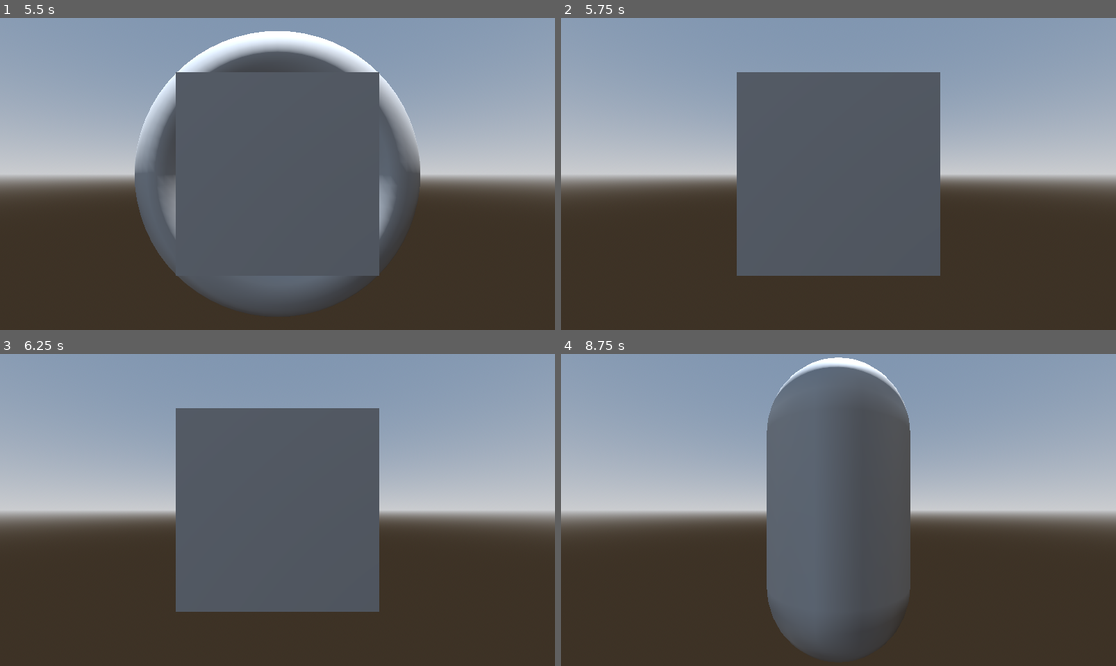
Above: before the commit, frames 1-4 (two rows, left to right).
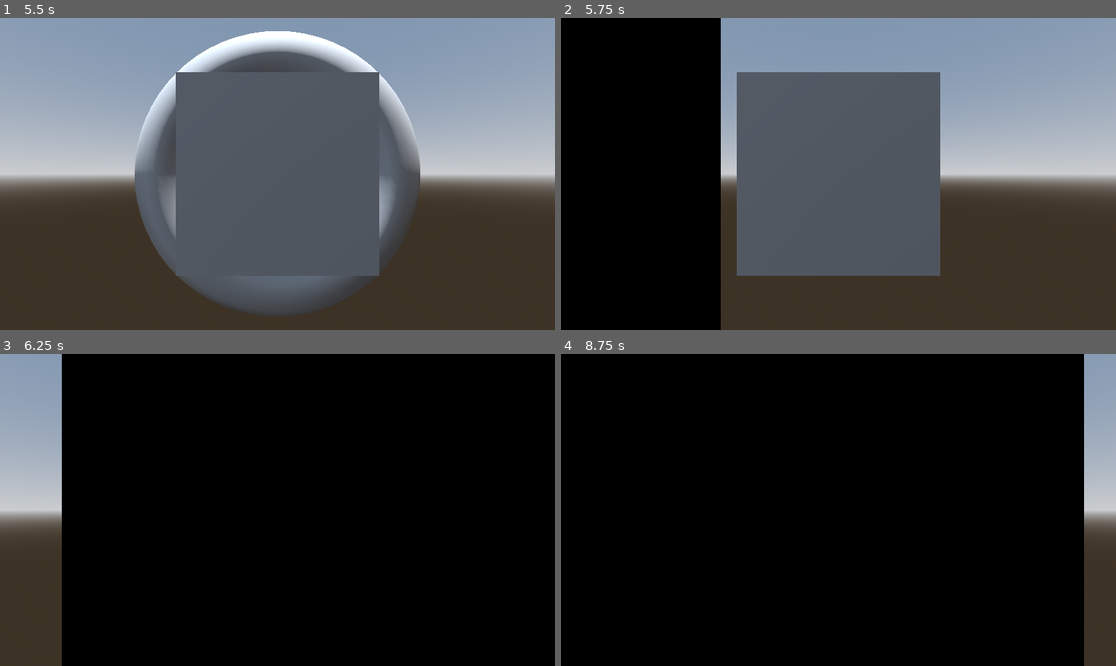
Above: after the commit, the same moments.

Repository: TheBossOfGaming/Scene-Manager
Game: Godot game, scene res://Scenes/splash_screens.tscn
Two runs of this game, one before a commit and one after it. Both use one fixed random seed, a clock stepped at 60 frames per second and the inputs below.
Inputs:
- Up to frame 1 (5.5 s): tap Enter at 0.5, 3.5, 5 s; tap Space at 2.75, 4.25 s
- Up to frame 2 (5.75 s): no input
- Up to frame 3 (6.25 s): no input
- Up to frame 4 (8.75 s): no input

Frame 1 is identical in both runs. In frame 2, 29% of the frame differs, in the area x 0-29%, y 0-100%; in frame 3, 89%; in frame 4, 94%, in the area x 0-95%, y 0-100%.

Commit message:
Stream #4 BEFORE I BREAK ANYTHING
A save of everything working as intended and no errors. Afterwords... different story. USE THIS TO RESTORE TO A WORKABLE STATE!!!

Diff:
--- a/Scenes/Transitions/LoadingScreen.tscn
+++ b/Scenes/Transitions/LoadingScreen.tscn
@@ -115,7 +115,7 @@
 }
 
 [sub_resource type="Animation" id="Animation_g460i"]
-resource_name = "swipe_to_left"
+resource_name = "swipe_to_right"
 length = 0.6
 tracks/0/type = "value"
 tracks/0/imported = false
@@ -157,7 +157,7 @@
 }
 
 [sub_resource type="Animation" id="Animation_vy5ga"]
-resource_name = "swipe_from_left"
+resource_name = "swipe_from_right"
 length = 0.6
 tracks/0/type = "value"
 tracks/0/imported = false
@@ -203,8 +203,8 @@
 &"RESET": SubResource("Animation_f51h4"),
 &"fade_from_black": SubResource("Animation_s1n8j"),
 &"fade_to_black": SubResource("Animation_63eoh"),
-&"swipe_from_left": SubResource("Animation_vy5ga"),
-&"swipe_to_left": SubResource("Animation_g460i")
+&"swipe_from_right": SubResource("Animation_vy5ga"),
+&"swipe_to_right": SubResource("Animation_g460i")
 }
 
 [node name="LoadingScreen" type="Control"]
@@ -227,8 +227,7 @@
 grow_vertical = 2
 theme_override_styles/panel = SubResource("StyleBoxFlat_peav0")
 
-[node name="AnimationPlayer" type="AnimationPlayer" parent="Panel"]
-root_node = NodePath("../..")
+[node name="AnimationPlayer" type="AnimationPlayer" parent="."]
 libraries = {
 &"": SubResource("AnimationLibrary_shlas")
 }
--- a/Scenes/game_play.tscn
+++ b/Scenes/game_play.tscn
@@ -8,9 +8,11 @@
 
 [node name="HUD" type="Control" parent="."]
 layout_mode = 3
-anchors_preset = 0
-offset_right = 40.0
-offset_bottom = 40.0
+anchors_preset = 15
+anchor_right = 1.0
+anchor_bottom = 1.0
+grow_horizontal = 2
+grow_vertical = 2
 
 [node name="AreasLoaded" type="Node3D" parent="."]
 
--- /dev/null
+++ b/Scenes/starting_node_2.gd
@@ -0,0 +1,7 @@
+extends Node3D
+
+# Called when the node enters the scene tree for the first time.
+func _ready() -> void:
+	await get_tree().create_timer(2.0).timeout # Pauses for 2 seconds
+	print("Going to back to past scene")
+	SceneManager.LoadPastScene(self, SceneManager.Actions.HIDE, SceneManager.TransitionsTypes.SWIPETOLEFT)
--- a/Scenes/starting_node_2.tscn
+++ b/Scenes/starting_node_2.tscn
@@ -1,4 +1,6 @@
-[gd_scene load_steps=5 format=3 uid="uid://d006fyn1k4wjk"]
+[gd_scene load_steps=6 format=3 uid="uid://d006fyn1k4wjk"]
+
+[ext_resource type="Script" uid="uid://cwb33aem2hpiy" path="res://Scenes/starting_node_2.gd" id="1_fvy68"]
 
 [sub_resource type="ProceduralSkyMaterial" id="ProceduralSkyMaterial_0nhxi"]
 sky_horizon_color = Color(0.662243, 0.671743, 0.686743, 1)
@@ -15,6 +17,7 @@
 [sub_resource type="CapsuleMesh" id="CapsuleMesh_6c1vp"]
 
 [node name="StartingNode2" type="Node3D"]
+script = ExtResource("1_fvy68")
 
 [node name="WorldEnvironment" type="WorldEnvironment" parent="."]
 environment = SubResource("Environment_tlg3x")
--- a/Scripts/SceneManager.gd
+++ b/Scripts/SceneManager.gd
@@ -1,7 +1,7 @@
 #Node Stuff#
 extends Node
 #Signals#
-
+signal LoadCompleted
 #TransitionScenes
 const LOADING_SCREEN = preload("res://Scenes/Transitions/LoadingScreen.tscn")
 
@@ -14,36 +14,48 @@
 # Types of transitions here for easy auto completion #
 const TransitionsTypes : Dictionary[String, String] = {
 	FADETOBLACK = "fade_to_black",
-	SWIPETOLEFT = "swipe_to_left",
+	SWIPETOLEFT = "swipe_to_right",
 }
 
 var hiddenScenes = []
 var loadingScreen : LoadingScreen
 
-# Starts the transition (Fire LoadStart, screen should be black)
-# Takes care of past scene (Does Action : so deletes or hide past scene)
-# Loads the new scene (Fire SceneAdded)
-# Finishes the transition (Fires LoadCompleted)
-# Management done
+func DealWithAction(Action, PastScene, instantiateScene) -> void:
+	# Has to change the scene to a new scene #
+	match Action:
+		Actions.DELETE:
+			PastScene.queue_free()
+			LoadCompleted.emit(instantiateScene)
+			loadingScreen.finish_transition()
+		Actions.HIDE:
+			PastScene.hide()
+			hiddenScenes.append(PastScene)
+			LoadCompleted.emit(instantiateScene)
+			loadingScreen.finish_transition()
 
-func ChangeScene(scene : PackedScene, PlaceNodeInHere : Node, PastScene : Node, Action : Actions, transition : String) -> void:
+func ChangeScene(NewScene : PackedScene, PlaceNodeInHere : Node, PastScene : Node, Action : Actions, transition : String) -> void:
 	# Does the transition #
 	loadingScreen = LOADING_SCREEN.instantiate()
 	get_tree().root.add_child(loadingScreen)
 	loadingScreen.StartTransition(transition)
-
 	await(loadingScreen.Transition_To_Finshed)
 
 	#Spawns in and adds the node to the location#
-	var newScene = scene.instantiate()
-	PlaceNodeInHere.add_child(newScene)
+	var instantiateScene = NewScene.instantiate()
+	PlaceNodeInHere.add_child(instantiateScene)
 
-	# Has to change the scene to a new scene #
-	match Action:
-		Actions.DELETE:
-			PastScene.queue_free()
-			loadingScreen.finish_transition()
-		Actions.HIDE:
-			PastScene.visible = false
-			hiddenScenes.append(PastScene)
-			loadingScreen.finish_transition()
+	DealWithAction(Action, PastScene, instantiateScene)
+
+func LoadPastScene(CurrentScene : Node, Action : Actions, transition : String) -> void:
+	var pastScene : Node3D = hiddenScenes[0]
+		# Does the transition #
+	loadingScreen = LOADING_SCREEN.instantiate()
+	get_tree().root.add_child(loadingScreen)
+	loadingScreen.StartTransition(transition)
+	await(loadingScreen.Transition_To_Finshed)
+
+	#Unhidden past scene#
+	pastScene.show()
+	hiddenScenes.erase(pastScene)
+
+	DealWithAction(Action, CurrentScene, pastScene)
--- a/Scripts/TransitionsScripts/LoadingScreen.gd
+++ b/Scripts/TransitionsScripts/LoadingScreen.gd
@@ -2,7 +2,7 @@
 class_name LoadingScreen
 
 @onready var panel: Panel = $Panel
-@onready var animation_player: AnimationPlayer = $Panel/AnimationPlayer
+@onready var animation_player: AnimationPlayer = $AnimationPlayer
 
 signal Transition_To_Finshed
 
@@ -14,7 +14,6 @@
 	print("Should do the transition type ", transitionstype)
 	animationsThatPlayed = transitionstype
 	animation_player.play(transitionstype)
-	pass
 
 func finish_transition() -> void:
 	var ending_animation_name:String = animationsThatPlayed.replace("to","from")
--- a/Scripts/game_play.gd
+++ b/Scripts/game_play.gd
@@ -1,11 +1,6 @@
 #Basic node functinoality #
 extends Node
 class_name GamePlay
-
-# Signals #
-signal LoadStart
-signal LoadCompleted
-signal SceneAdded
 
 # Export Varibles #
 
@@ -13,21 +8,23 @@
 @onready var hud: Control = $HUD
 @onready var areas_loaded: Node3D = $AreasLoaded
 
-var lastArea
+var currentArea
 
-func LoadScreenStart(loadingScreen) -> void:
-	pass
-
-func OnSceneAdded(area, loadingScreen) -> void:
-	pass
+#func LoadScreenStart(loadingScreen : Control) -> void:
+	#print("LoadStart Connected")
+	#loadingScreen.reparent(hud)
+#
+#func OnSceneAdded(area, loadingScreen) -> void:
+	#pass
 
 func OnLoadCompleted(area) -> void:
-	lastArea = area
+	#print(area)
+	currentArea = area
 
 # Called when the node enters the scene tree for the first time.
 func _ready() -> void:
-	print(areas_loaded.get_child_count() - 1)
-	LoadStart.connect(LoadScreenStart)
-	SceneAdded.connect(OnSceneAdded)
-	LoadCompleted.connect(OnLoadCompleted)
+	#SceneManager.LoadStart.connect(LoadScreenStart)
+	#SceneManager.SceneAdded.connect(OnSceneAdded)
+	SceneManager.LoadCompleted.connect(OnLoadCompleted)
+	currentArea = $AreasLoaded/StartingArea
 	pass # Replace with function body.
--- a/Scripts/splash_screens.gd
+++ b/Scripts/splash_screens.gd
@@ -24,7 +24,7 @@
 
 func startGame() -> void:
 	if started == false:
-		print("Started == false spawning world")
+		#print("Started == false spawning world")
 		SceneManager.ChangeScene(FinishedLoadScene, get_tree().root, self, SceneManager.Actions.DELETE, SceneManager.TransitionsTypes.FADETOBLACK)
 		started = true
 	else:
--- a/Scripts/starting_area.gd
+++ b/Scripts/starting_area.gd
@@ -6,8 +6,9 @@
 # Called when the node enters the scene tree for the first time.
 func _ready() -> void:
 	await get_tree().create_timer(2.0).timeout # Pauses for 2 seconds
-	print("Going to next scene")
+	print("Spawning player")
 	var loadedScene = PlayerScene.instantiate()
 	self.add_child(loadedScene)
-	await get_tree().create_timer(3.0).timeout # Pauses for 2 seconds
+	await get_tree().create_timer(2.0).timeout # Pauses for 2 seconds
+	print("Going to next scene")
 	SceneManager.ChangeScene(newArea, self.get_parent(), self, SceneManager.Actions.HIDE, SceneManager.TransitionsTypes.SWIPETOLEFT)
Not shown, added: Scenes/starting_node_2.gd.uid
